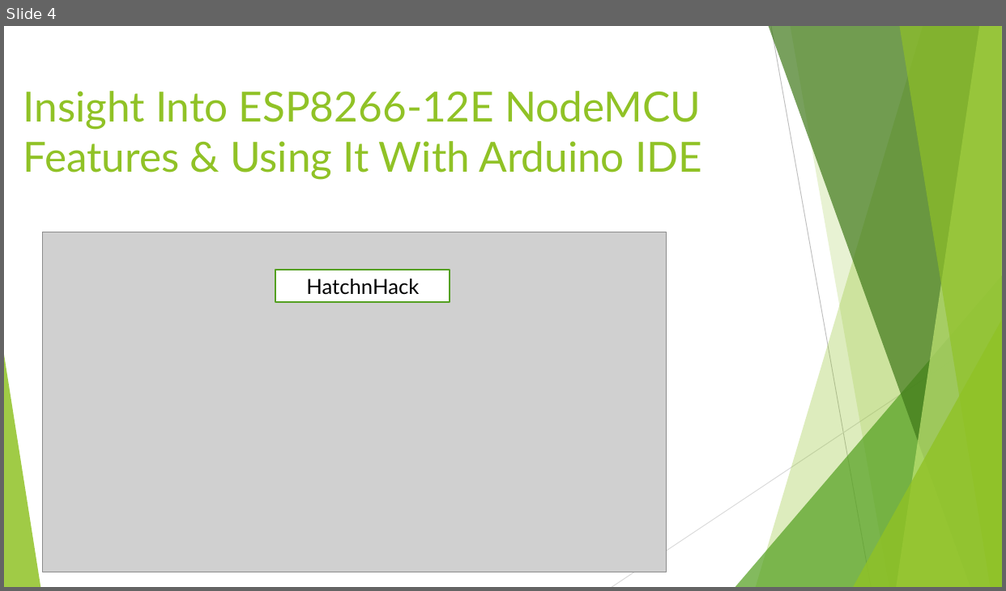
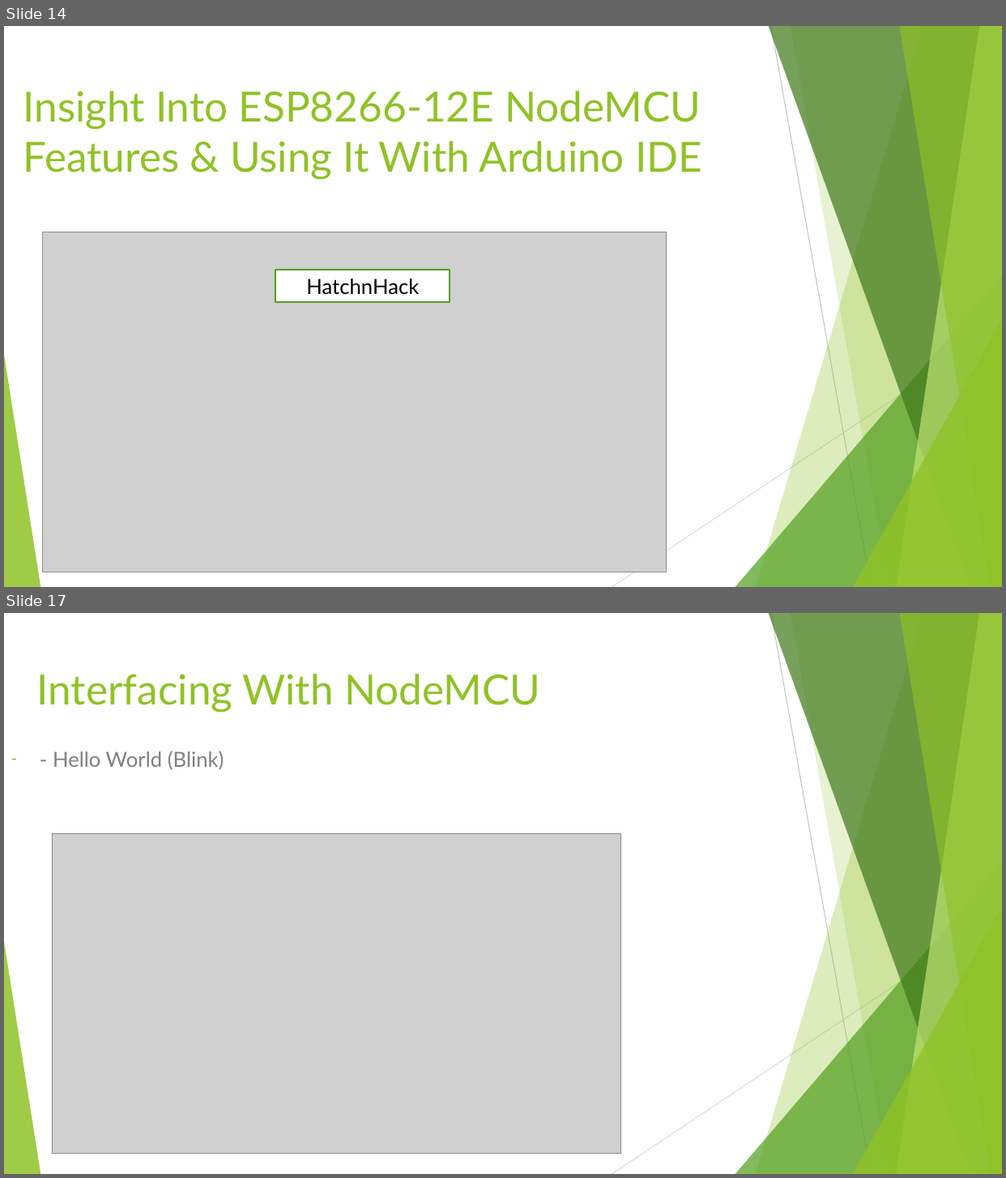
Before and after one commit to vikasyadavnsit/vikasyadavnsit.github.io, a slide deck: Internet of Things.pptx. Shown one above the other, each under a label of ours: slide 4 before the commit, slides 14 and 17 after it; the slides between them are not shown. The pictures are 1006x591 and 1006x1178 pixels, drawn with LibreOffice and Linux fonts; fonts in the diff are those of the drawing; grey boxes stand for pictures. Boxes give left, top, right and bottom in pixels: in the first picture for what was removed or moved away, otherwise in the second. Text is boxed around its words. In the diff, an @@ line names an element or a change of style, - is before the commit and + after.

```diff
--- a/Internet of Things.pptx
+++ b/Internet of Things.pptx
@@ slide 17 added at box(4, 613, 1002, 1174), background #FFFFFF; not listed: 10 template elements that a slide beside it also shows @@
@@ title added at box(37, 674, 540, 713), 40 pt, text #90C226 @@
+Interfacing With NodeMCU
@@ text added at box(53, 751, 224, 770), 20 pt, text #808080 @@
+– - Hello World (Blink)
@@ picture added at box(52, 834, 621, 1154) @@
@@ what was slide 4 is now slide 14 @@
```
Also in this commit, not shown: 4 slides changed, 15 other slides added.
